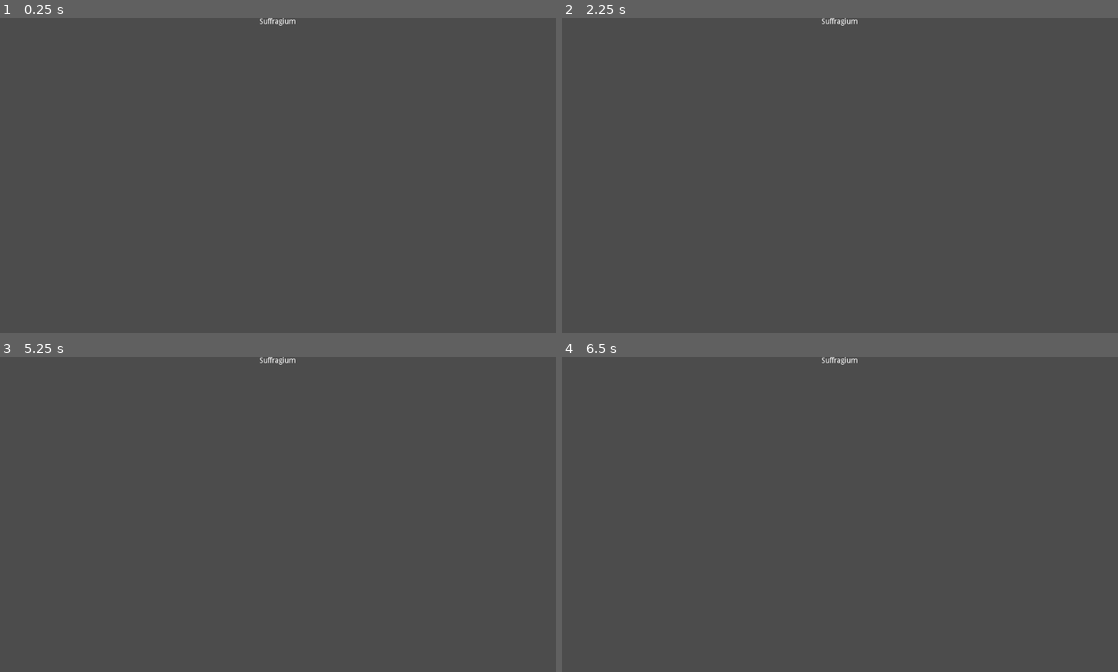
Above: before the commit, frames 1-4 (two rows, left to right).
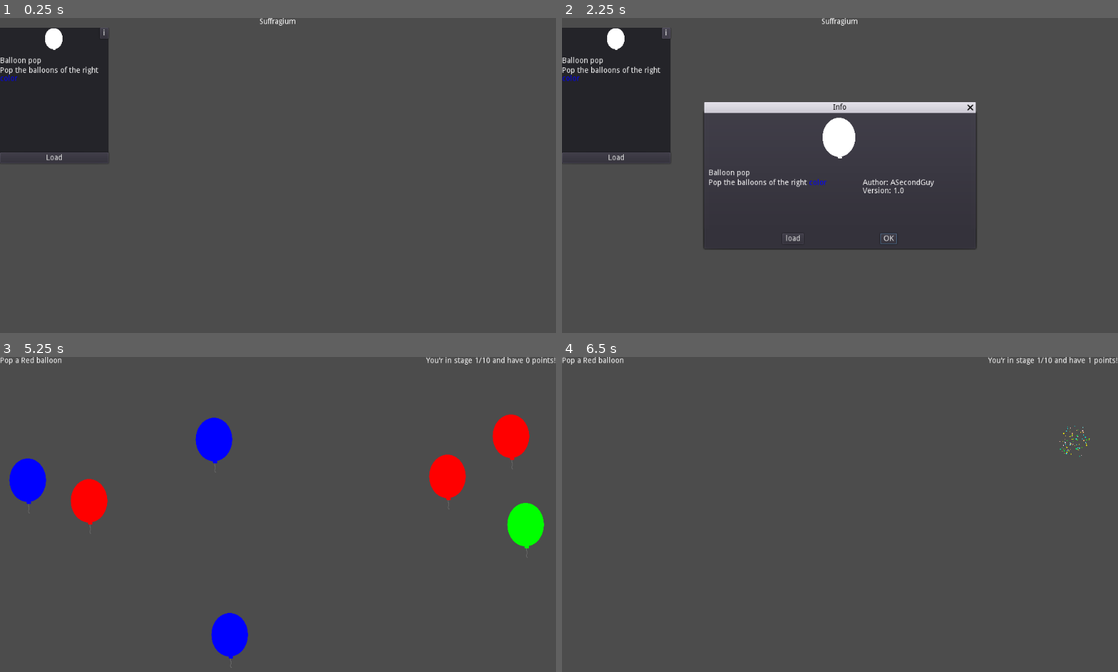
Above: after the commit, the same moments.

Repository: letsgamedev/Suffragium
Game: Godot game, scene res://menu/emptySzene.tscn
The game is run twice, just before and just after one commit, with the same random seed, the same clock (stepped at 60 frames per second) and the same inputs. The engine's default icon, where the game draws it, is replaced by a stand-in: a white triangle on a blue panel in a dark square.
Inputs (mouse positions are in pixels of both pictures, inside the frame that each line leads up to):
- Up to frame 1 (0.25 s): no input
- Up to frame 2 (2.25 s): click (667, 33) at 0.5 s, where only the run after the commit has a clickable "i"; click (890, 238) at 1.25 s, where only the run after the commit has a clickable "OK"; click (667, 33) at 2 s, where only the run after the commit has a clickable "i"
- Up to frame 3 (5.25 s): click (328, 577) at 2.75 s, where only the run after the commit has a clickable "OK"; click (105, 372) at 3.5 s, where only the run after the commit has a clickable "i"; click (328, 577) at 4.25 s, where only the run after the commit has a clickable "OK"; click (55, 495) at 5 s, where only the run after the commit has a clickable "Load"
- Up to frame 4 (6.5 s): click (1073, 438) at 5.77 s

The runs differ from the first frame. In frame 1, 7.6% of the frame differs, in the area x 0-20%, y 3-47%; in frame 2, 16%, in the area x 0-75%, y 3-74%; in frame 3, 5.5%; in frame 4, 0.4%.
Error before the commit: Parse Error: The identifier "GameDisplay" isn't a valid type (not a script or class), or couldn't be found on base "self". (res://menu/gamemanager.gd:15)

Commit message:
Update project.godot

Diff:
--- a/game/project.godot
+++ b/game/project.godot
@@ -7,6 +7,16 @@
 ;   param=value ; assign values to parameters
 
 config_version=4
+
+_global_script_classes=[ {
+"base": "MarginContainer",
+"class": "GameDisplay",
+"language": "GDScript",
+"path": "res://menu/gamedisplay.gd"
+} ]
+_global_script_class_icons={
+"GameDisplay": ""
+}
 
 [application]
 
